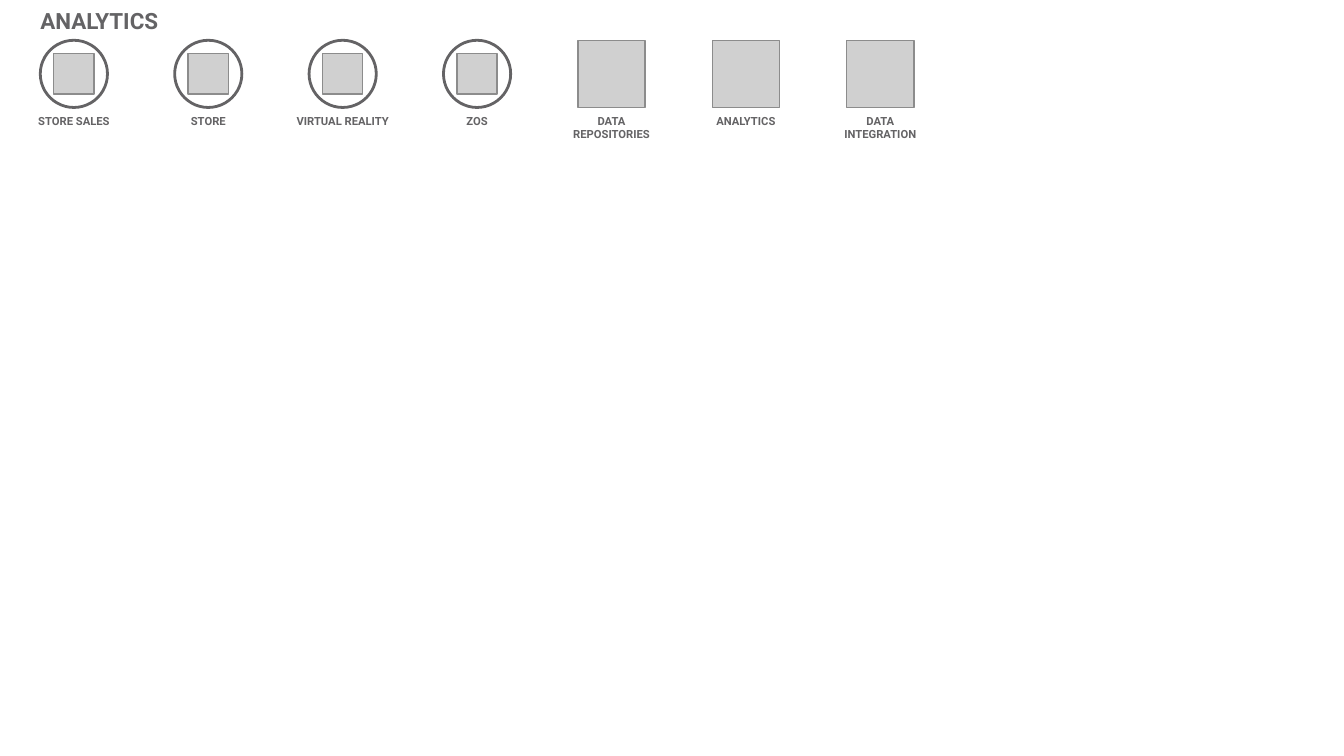
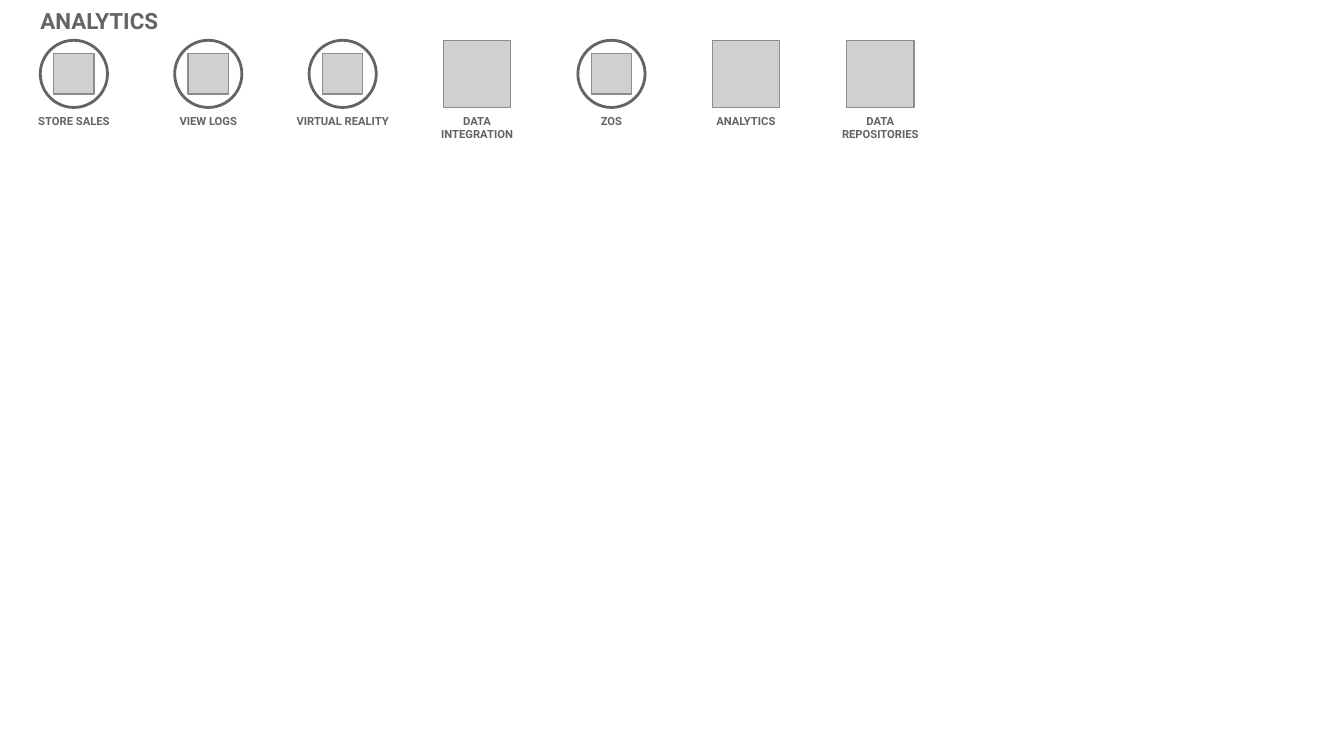
Before and after one commit to l2fprod/myarchitecture, a slide deck: slide 13 of mycatalog-architecture-diagram-template.pptx. Drawn at 1344x756 pixels with LibreOffice and Linux fonts; fonts in the diff are those of the drawing; grey boxes stand for pictures. Boxes give left, top, right and bottom in pixels: in the first picture for what was removed or moved away, otherwise in the second. Text is boxed around its words. In the diff, an @@ line names an element or a change of style, - is before the commit and + after.

```diff
--- a/mycatalog-architecture-diagram-template.pptx
+++ b/mycatalog-architecture-diagram-template.pptx
@@ picture added at [444,40,511,108] @@
@@ 1 picture, 1 text, 1 ellipse: place and size @@
-1 picture, 1 text, 1 ellipse at [444,40,511,125]
+1 picture, 1 text, 1 ellipse at [578,40,645,125]
@@ picture removed at [578,40,645,108] @@
@@ text at [180,117,237,125]: text changed @@
-STORE
+VIEW LOGS
@@ text at [441,117,513,138]: text changed @@
-DATA REPOSITORIES
+DATA INTEGRATION
@@ text at [842,117,919,138]: text changed @@
-DATA INTEGRATION
+DATA REPOSITORIES
```
Also in this commit, not shown: 13 other slides changed, 1 slide added, 1 slide removed.
